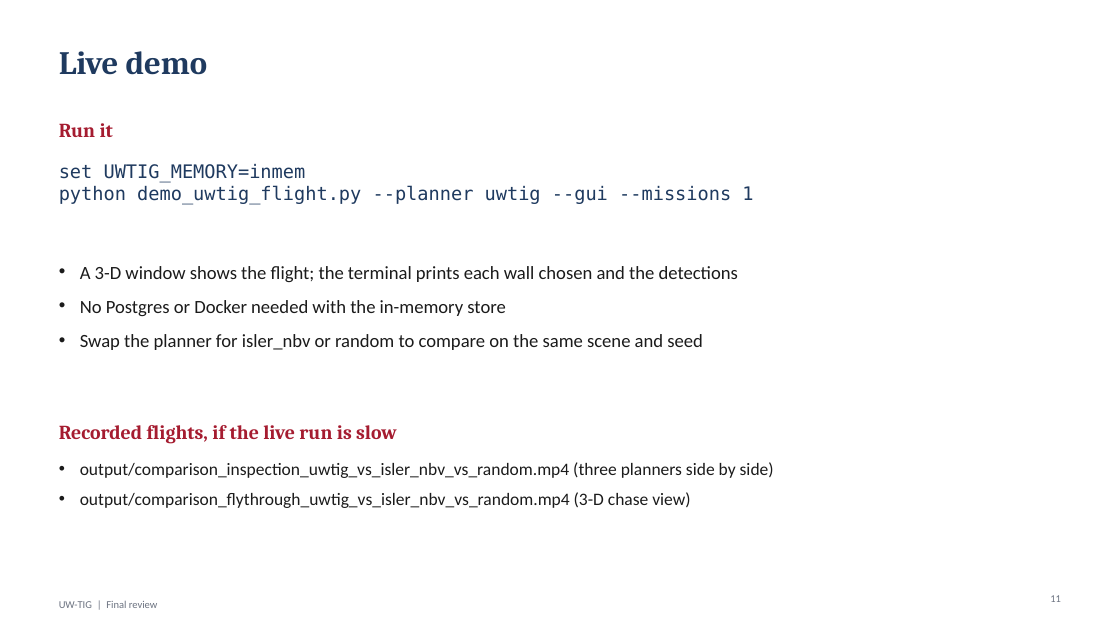
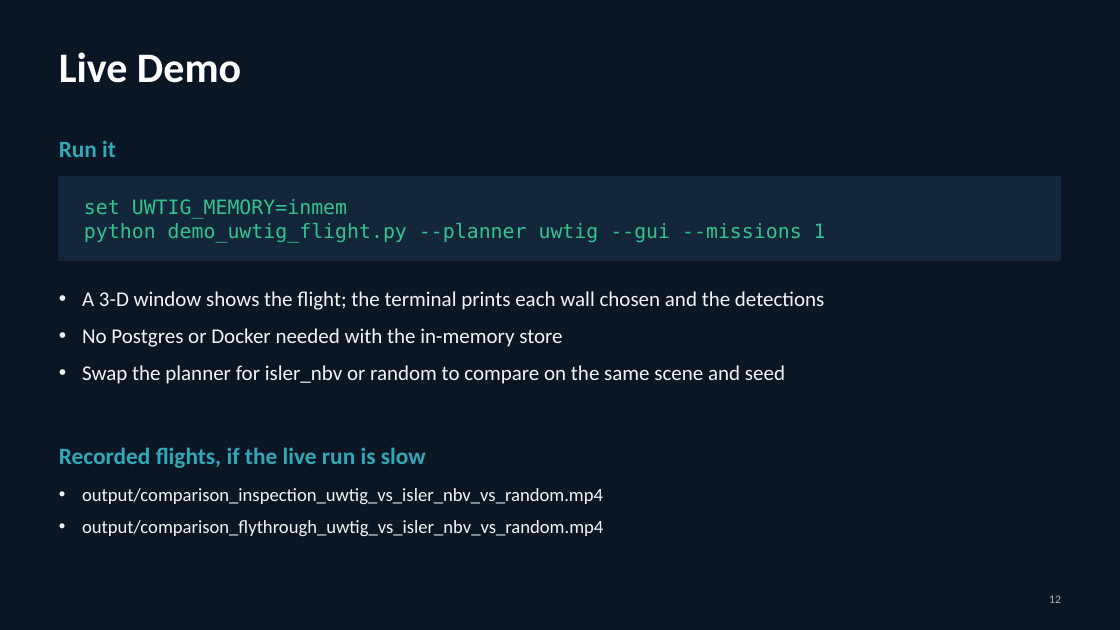
Before and after one commit to DrNeel11/project_work_1, a slide deck: slide 12 of drone-sim-today/UW-TIG_Review_Deck.pptx (slide 11 before the commit). Drawn at 1120x630 pixels with LibreOffice and Linux fonts; fonts in the diff are those of the drawing. Boxes give left, top, right and bottom in pixels: in the first picture for what was removed or moved away, otherwise in the second. Text is boxed around its words. In the diff, an @@ line names an element or a change of style, - is before the commit and + after.

```diff
--- a/drone-sim-today/UW-TIG_Review_Deck.pptx
+++ b/drone-sim-today/UW-TIG_Review_Deck.pptx
@@ background #FFFFFF to #0B1624 @@
@@ title at [59,52,241,83]: text changed; size 28 to 36 pt; font Cambria to Calibri; text colour #1F3A5F to #FFFFFF @@
-Live demo
+Live Demo
@@ text "Run it": place and size @@
-text "Run it" at [59,123,113,137]
+text "Run it" at [59,140,116,157]
@@ text "Run it" at [59,140,116,157]: size 17 to 20 pt, font Cambria to Calibri, text colour #A51C30 to #2FA8B8 @@
@@ rectangle added at [59,176,1061,260], fill #13263A, outline #13263A 1 pt @@
@@ text "set UWTIG_MEMORY=inmem": place and size @@
-text "set UWTIG_MEMORY=inmem" at [59,164,753,205]
+text "set UWTIG_MEMORY=inmem" at [84,199,826,243]
@@ text "set UWTIG_MEMORY=inmem" at [84,199,826,243]: size 16 to 17 pt, text colour #1F3A5F to #34C38F; vertical alignment top to middle @@
@@ text "A 3-D window shows the ...": place and size @@
-text "A 3-D window shows the ..." at [80,266,738,350]
+text "A 3-D window shows the ..." at [82,291,824,384]
@@ text "A 3-D window shows the ..." at [82,291,824,384]: size 16 to 18 pt, text colour #1B1B1B to #F2F5F8; indent changed @@
@@ text "Recorded flights, if the live ..." at [59,447,426,468]: size 17 to 20 pt, font Cambria to Calibri, text colour #A51C30 to #2FA8B8 @@
@@ text "Recorded flights, if the live ...": place and size @@
-text "Recorded flights, if the live ..." at [59,425,397,444]
+text "Recorded flights, if the live ..." at [59,447,426,468]
@@ text at [82,488,603,536]: text changed; size 15 to 16 pt; text colour #1B1B1B to #F2F5F8 @@
-• output/comparison_inspection_uwtig_vs_isler_nbv_vs_random.mp4 (three planners side by side)
-• output/comparison_flythrough_uwtig_vs_isler_nbv_vs_random.mp4 (3-D chase view)
+• output/comparison_inspection_uwtig_vs_isler_nbv_vs_random.mp4
+• output/comparison_flythrough_uwtig_vs_isler_nbv_vs_random.mp4
@@ text at [1049,595,1061,603]: text changed; size 9 to 10 pt; text colour #6B7280 to #A9B4C0 @@
-11
+12
@@ text removed at [59,601,158,608] @@
-UW-TIG | Final review
```
Also in this commit, not shown: 9 other slides changed, 3 slides added, 3 slides removed, 1 other file.
